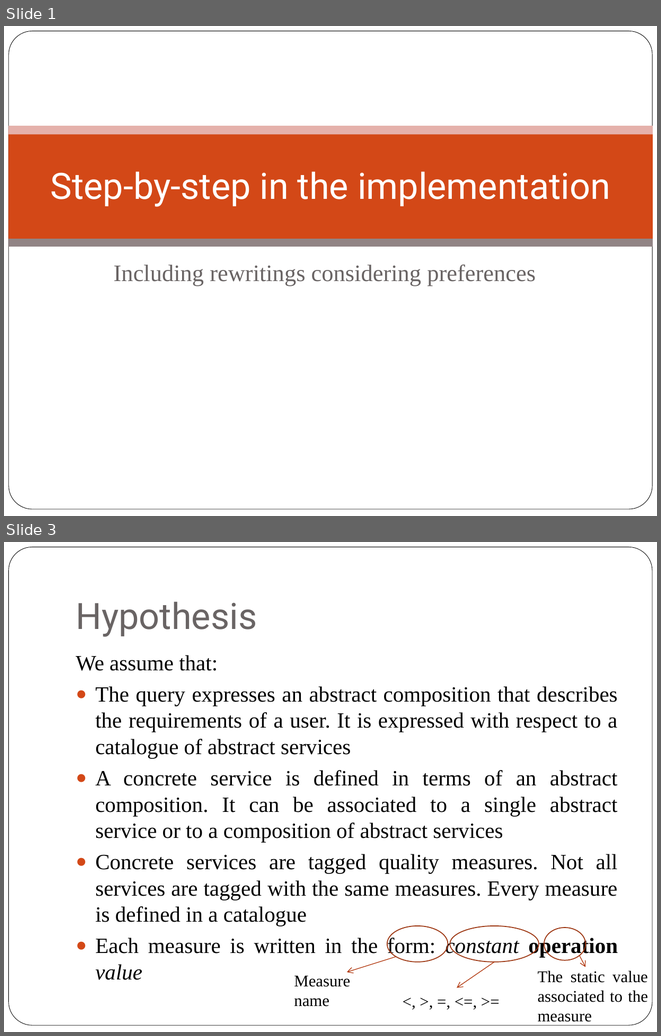
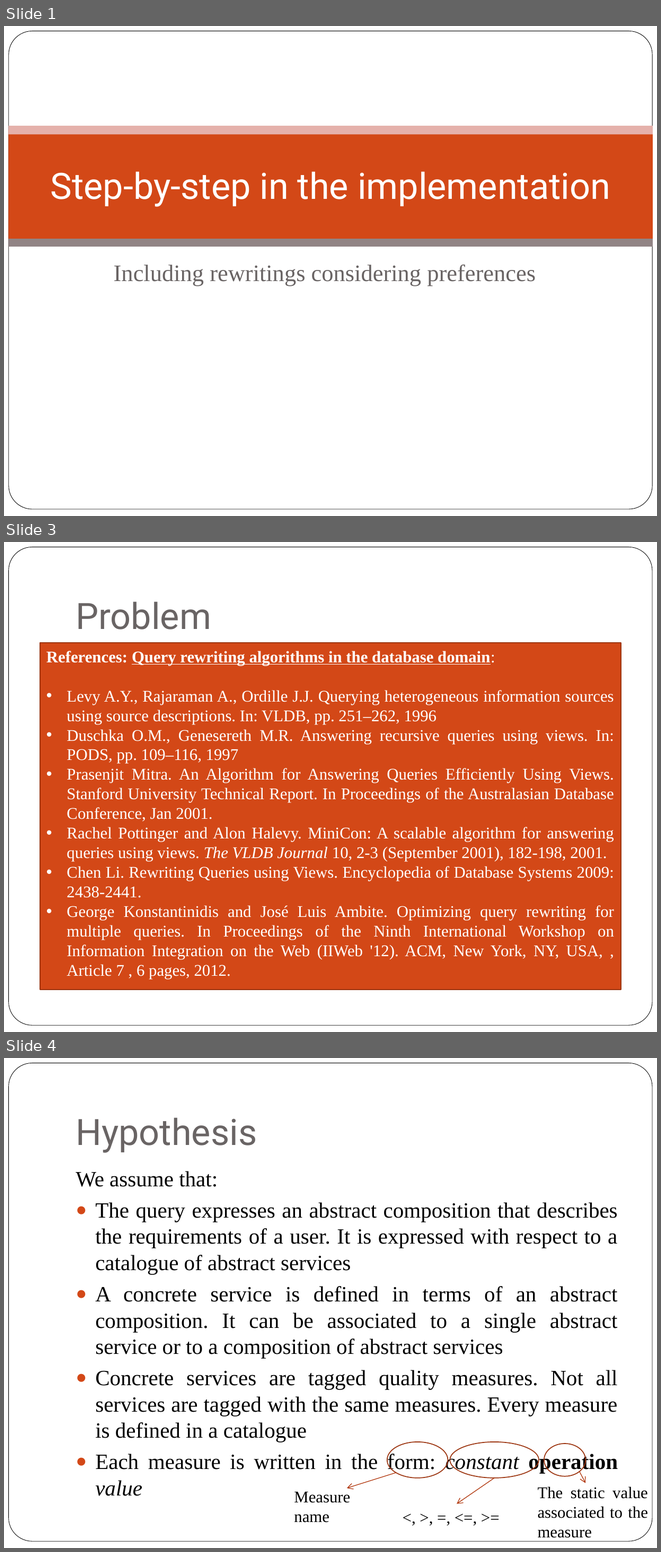
Before and after one commit to danielboni/DanielCarvalho-PhD, a slide deck: MyLatexFiles/Report - Nov 06 [slides approach + references]/report nov 06.pptx. Shown one above the other, each under a label of ours: slides 1 and 3 before the commit, slides 1, 3 and 4 after it; the slides between them are not shown. The pictures are 661x1036 and 661x1552 pixels, drawn with LibreOffice and Linux fonts; fonts in the diff are those of the drawing; background and template pictures are left out. Boxes give left, top, right and bottom in pixels: in the first picture for what was removed or moved away, otherwise in the second. Text is boxed around its words. In the diff, an @@ line names an element or a change of style, - is before the commit and + after.

Commit message:
slides algo + references

```diff
--- a/MyLatexFiles/Report - Nov 06 [slides approach + references]/report nov 06.pptx
+++ b/MyLatexFiles/Report - Nov 06 [slides approach + references]/report nov 06.pptx
@@ slide 3 added at (4, 542, 657, 1032), background #FFFFFF; not listed: 1 template element that a slide beside it also shows @@
@@ title added at (76, 601, 211, 629), 40 pt, text #696464 @@
+Problem
@@ rectangle added at (40, 643, 621, 989), fill #D34817, outline #9C3511 1 pt, 18 pt, text #FFFFFF @@
+References: Query rewriting algorithms in the database domain:
+• Levy A.Y., Rajaraman A., Ordille J.J. Querying heterogeneous information sources using source descriptions. In: VLDB, pp. 251–262, 1996
+• Duschka O.M., Genesereth M.R. Answering recursive queries using views. In: PODS, pp. 109–116, 1997
+• Prasenjit Mitra. An Algorithm for Answering Queries Efficiently Using Views. Stanford University Technical Report. In Proceedings of the Australasian Database Conference, Jan 2001.
+• Rachel Pottinger and Alon Halevy. MiniCon: A scalable algorithm for answering queries using views. The VLDB Journal 10, 2-3 (September 2001), 182-198, 2001.
+• Chen Li. Rewriting Queries using Views. Encyclopedia of Database Systems 2009: 2438-2441.
+• George Konstantinidis and José Luis Ambite. Optimizing query rewriting for multiple queries. In Proceedings of the Ninth International Workshop on Information Integration on the Web (IIWeb '12). ACM, New York, NY, USA, , Article 7 , 6 pages, 2012.
@@ what was slide 3 is now slide 4 @@
```
Also in this commit, not shown: 2 slides changed, 15 other files.
